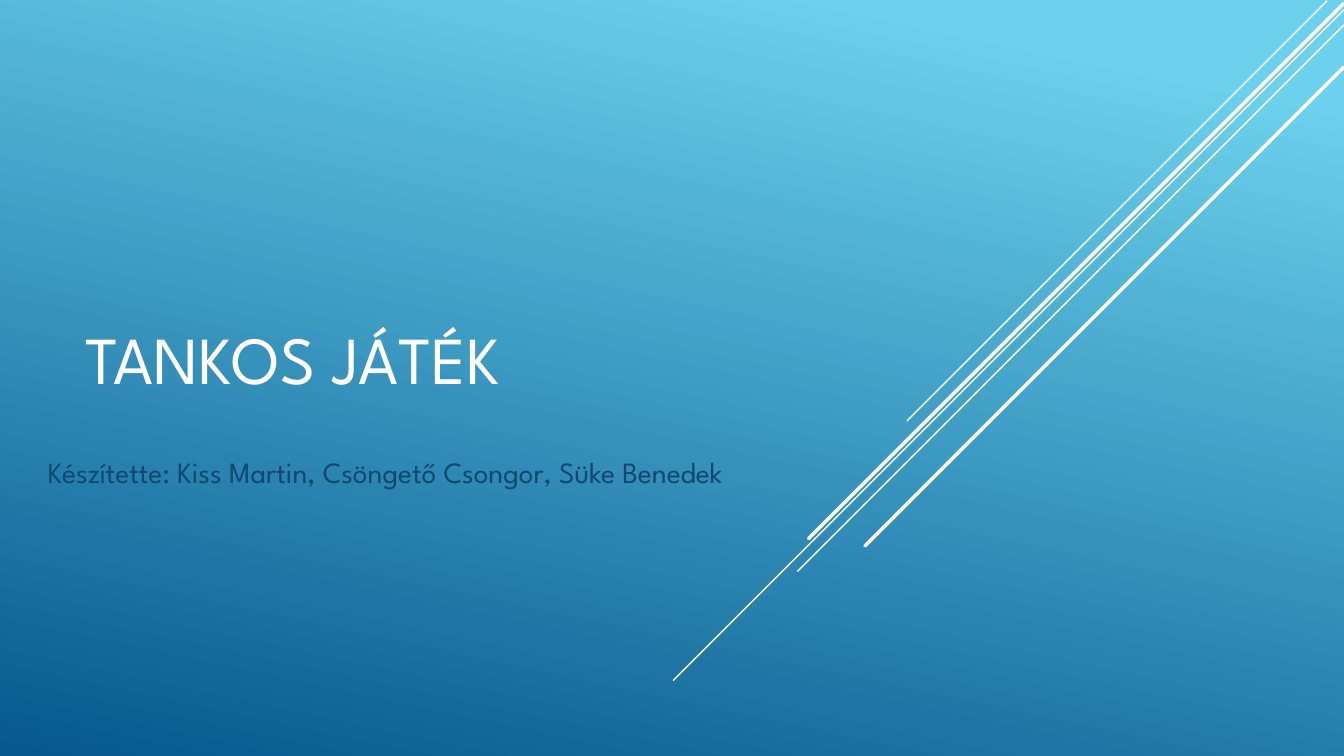
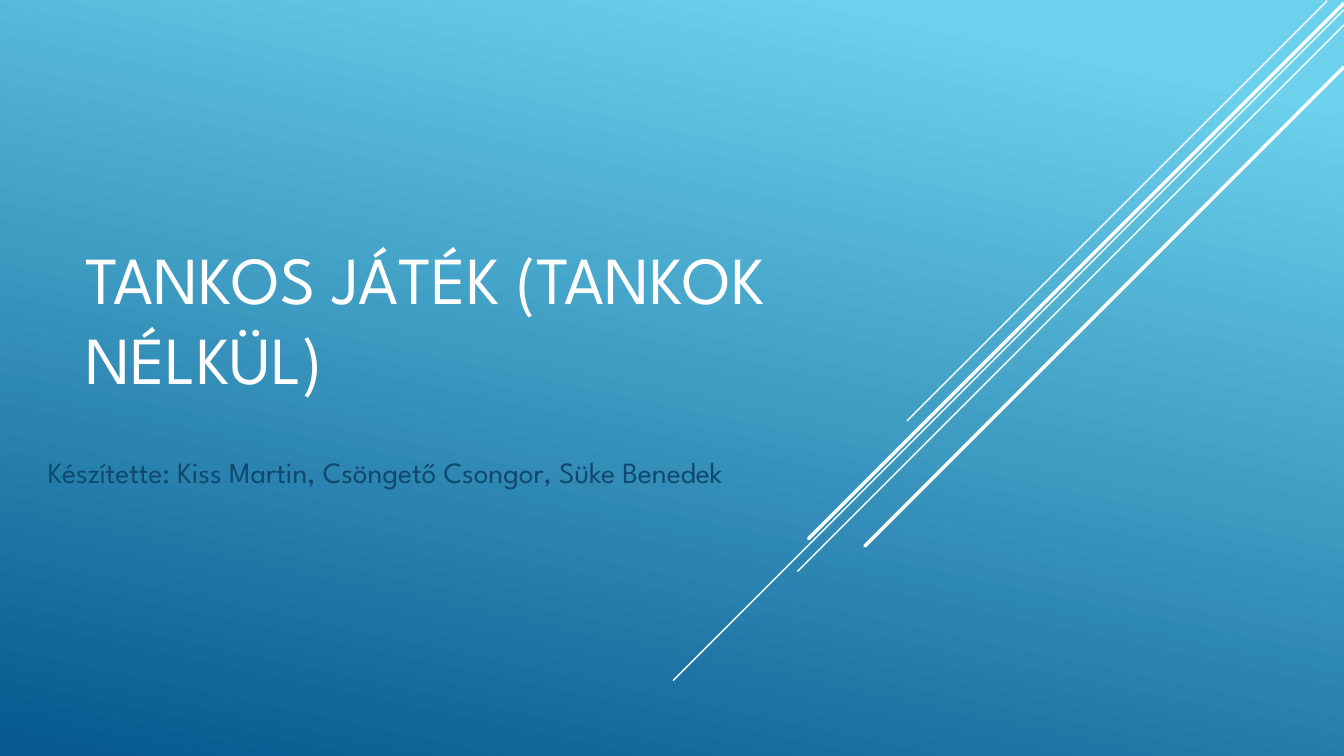
Before and after one commit to sukebenedek/TankyShooty, a slide deck: slide 1 of prezentáció.pptx. Drawn at 1344x756 pixels with LibreOffice and Linux fonts; fonts in the diff are those of the drawing. Boxes give left, top, right and bottom in pixels: in the first picture for what was removed or moved away, otherwise in the second. Text is boxed around its words. In the diff, an @@ line names an element or a change of style, - is before the commit and + after.

Commit message:
prezi fix

```diff
--- a/prezentáció.pptx
+++ b/prezentáció.pptx
@@ title at <box>86,247,764,398</box>: text changed @@
-TANKOS JÁTÉK
+TANKOS JÁTÉK (TANKOK NÉLKÜL)
```
